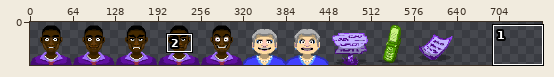
Sprite sheet, stored at src/assets/img/avatars.png. Above: a wide view before the commit, with the close-up outlined.
Close-up. As it was:
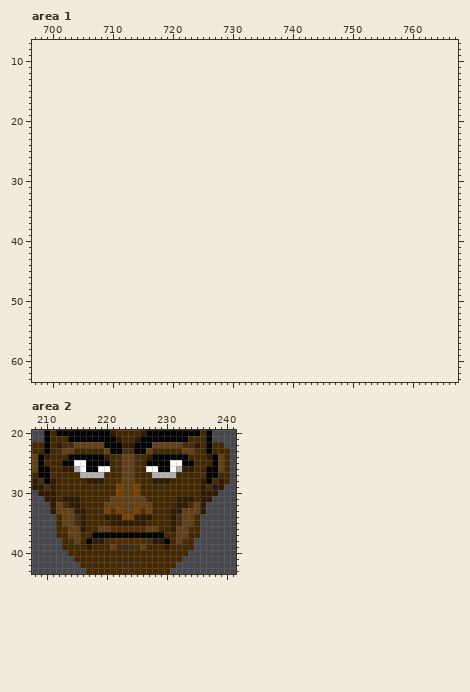
The file is 640x64 pixels. Shown: area 1: x 697..767, y 7..63; area 2: x 208..241, y 20..43. The old version is drawn lined up with the new one, on the new canvas. The commit also changed other parts of the picture, which this record leaves out.
And afterwards:
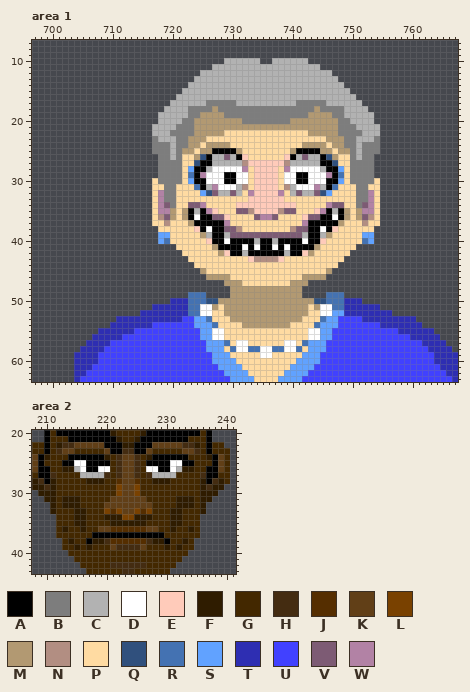
Palette (. is transparent): A #000000  B #7d7d7d  C #b2b2b2  D #ffffff  E #ffcbba  F #2f1c00  G #432800  H #442c11  J #552e00  K #613f17  L #794100  M #b29972  N #b28e82  P #ffdba2  Q #30507d  R #4472b2  S #61a2ff  T #2e2eb2  U #4141ff  V #7d5b74  W #b282a5
Edits made:
canvas 640x64 -> 768x64
Changed rows in their new state; - is an unchanged pixel.
Area 1:
first column x 704:
10 -------------------------CCCCCC--CCCCCC-------------------------
11 -----------------------CCCCCCCCCCCCCCCCCC-----------------------
12 ---------------------CCCCCCCCCCCCCCCCCCCCCC---------------------
13 --------------------CCCCCCCCCCCCCCCCCCCCCCCC--------------------
14 -------------------CCCCCCCCCCCCCCCCCCCCCCCCCC-------------------
15 ------------------CCCCCCCCCCCCCCCCCCCCCCCCCCCC------------------
16 -----------------CCCCCCCCCCCCCCCCCCCCCCCCCCCCCC-----------------
17 ----------------CCCCCCBBBBBCCCCCCCCCCBBBBBCCCCCC----------------
18 ---------------CCCCBBBBMBBBBBBBBBBBBBBBBMBBBBCCCC---------------
19 --------------CCCCCBBMMMMBBBBBBBBBBBBBBMMMMBBCCCCC--------------
20 --------------CCCCBBMMMMMMMMBBBBBBBBMMMMMMMMBBCCCC--------------
21 -------------CCCCBBBMMMMMMMMMMMMMMMMMMMMMMMMBBBCCCC-------------
22 -------------CCCBBBBMMMMMPPPPPPPPPPPPPPMMMMMBBBBCCC-------------
23 -------------BCCCBBMMMPPPPPPPPPPPPPPPPPPPPMMMBBCCCB-------------
24 -------------BBBCBBMMPMMMMPPPPPPPPPPPPMMMMPMMBBCBBB-------------
25 -------------BBBCBMMPMMAAAAMPPPPPPPPMAAAAMMPMMBCBBB-------------
26 --------------BBCBPPMQACCVCAEPPPPPPEACVCCAQMPPBCBB--------------
27 --------------BBBBPPQAACCCCCNEEEEEENCCCCCAAQPPBBBB--------------
28 --------------BBBBPSAACDDDDDWPEEEEPWDDDDDCAASPBBBB--------------
29 --------------BBBBPRAWDDDAADDPEEEEPDDAADDDWARPBBBB--------------
30 -------------PBBBBPSAADDDAADDPEEEEPDDAADDDAASPBBBBP-------------
31 -------------PPBBPPPRACWDDDCNPEEEEPNCDDDWCARPPPBBPP-------------
32 -------------PWBBPPPPSQVCCVCPWEEEEWPCVCCVQSPPPPBBWP-------------
33 -------------PWBBPPPPPPPPPPPPEEEEEEPPPPPPPPPPPPBBWP-------------
34 -------------PWVBPPVVWPPPPPEEEEEEEEEEPPPPPWVVPPBVWP-------------
35 -------------PWWMPMACAWEPPPVVNEEEENVVPPPEWACAMPMWWP-------------
36 -------------PNVMPMADAAVVEPPPPVWWVPPPPEVVAADAMPMVNP-------------
37 -------------PPNPPPMAAAAAWPPPPPPPPPPPPWAAAAAMPPPNPP-------------
38 --------------PPPPPPEADAAVVNPPPPPPPPNVVAADAEPPPPPP--------------
39 --------------SSPPPPPMCAACVVVVVVVVVVVVCAACMPPPPPSS--------------
40 --------------SRPPPPPPEAADAAAACAACAAAADAAEPPPPPPRS--------------
41 -----------------PPPPPPMAAAADADAADADAAAAMPPPPPP-----------------
42 ------------------PPPPPPMEAACAAAAAACAAEMPPPPPP------------------
43 -------------------PPPPPPPPPPENNNNEPPPPPPPPPP-------------------
44 --------------------PPPPPPPPPPPPPPPPPPPPPPPP--------------------
45 ---------------------MPPPPPPPPPPPPPPPPPPPPM---------------------
46 ----------------------MMMMPPPPPPPPPPPPMMMM----------------------
47 -------------------------MMMPPPPPPPPMMM-------------------------
48 --------------------------MMMMMMMMMMMM--------------------------
49 -------------------RRR----MMMMMMMMMMMM----RRR-------------------
50 ----------------TTTRRRQQMMMMMMMMMMMMMMMMQQRRRTTT----------------
51 -------------TTTTTTRRDDMPMMMMMMMMMMMMMMPMDDRRTTTTTT-------------
52 -----------TTTTTTTTRRDDPPMMMMMMMMMMMMMMPPDDSSTTTTTTTT-----------
53 -------TTTTTTTTTTTUUSSRPPPMMMMMMMMMMMMPPPRSSUUUUTTTTTTTTT-------
54 ------TTTTTTTUUUUUUUSSSRPPPPMMMMMMMMPPPPRSSSUUUUUUUTTTTTTT------
55 ----TTTTTTUUUUUUUUUUUSSDDPPPPPPPPPPPPPPDDSSUUUUUUUUUUUTTTTTT----
56 ---TTTTTUUUUUUUUUUUUUSSDDPPPPPPPPPPPPPPDDSSUUUUUUUUUUUUUTTTTT---
57 --TTTTUUUUUUUUUUUUUUUUSSSRPDDPPPPPPDDPRSSSUUUUUUUUUUUUUUUUTTTT--
58 -TTTTUUUUUUUUUUUUUUUUUSSSPRDDRRDDRRDDRPSSSUUUUUUUUUUUUUUUUUTTTT-
59 TTTTUUUUUUUUUUUUUUUUUUUSSSPPPPPDDPPPPPSSSUUUUUUUUUUUUUUUUUUUTTTT
60 TTTTUUUUUUUUUUUUUUUUUUUSSSSPPPPPPPPPPSSSSUUUUUUUUUUUUUUUUUUUTTTT
61 TTTUUUUUUUUUUUUUUUUUUUUUSSSSPPPPPPPPSSSSUUUUUUUUUUUUUUUUUUUUUTTT
62 TTUUUUUUUUUUUUUUUUUUUUUUUSSSSPPPPPPSSSSUUUUUUUUUUUUUUUUUUUUUUUTT
63 TUUUUUUUUUUUUUUUUUUUUUUUUUSSSSPPPPSSSSUUUUUUUUUUUUUUUUUUUUUUUUUT
Area 2:
first column x 212:
32 GF--------------------FG
33 GGG------------------GGG
34 -GGF----------------FGG-
35 -GGF----------------FGG-
36 -FGG----------------GGF-
37 --GG----------------GG--
38 --FG----------------GF--
39 ---F----------------F---
